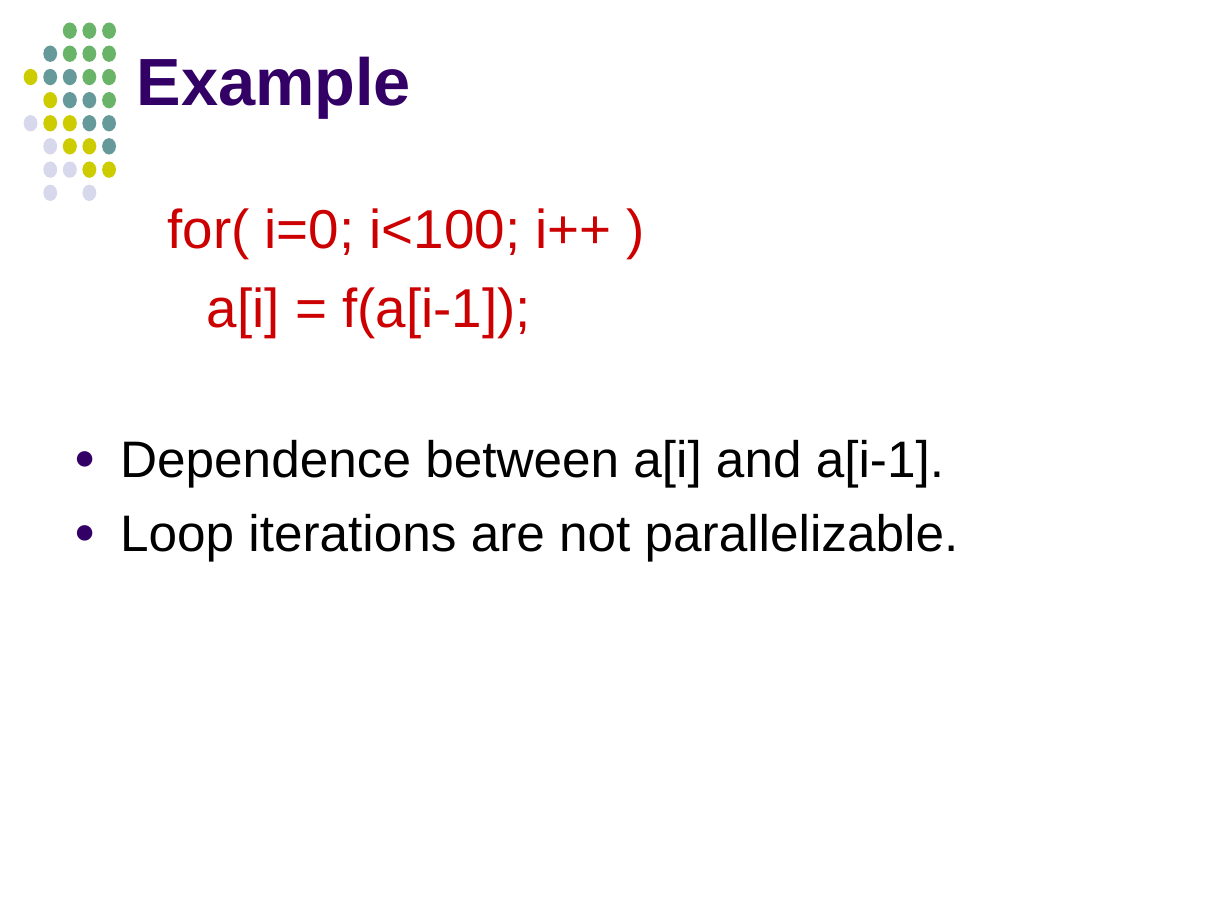
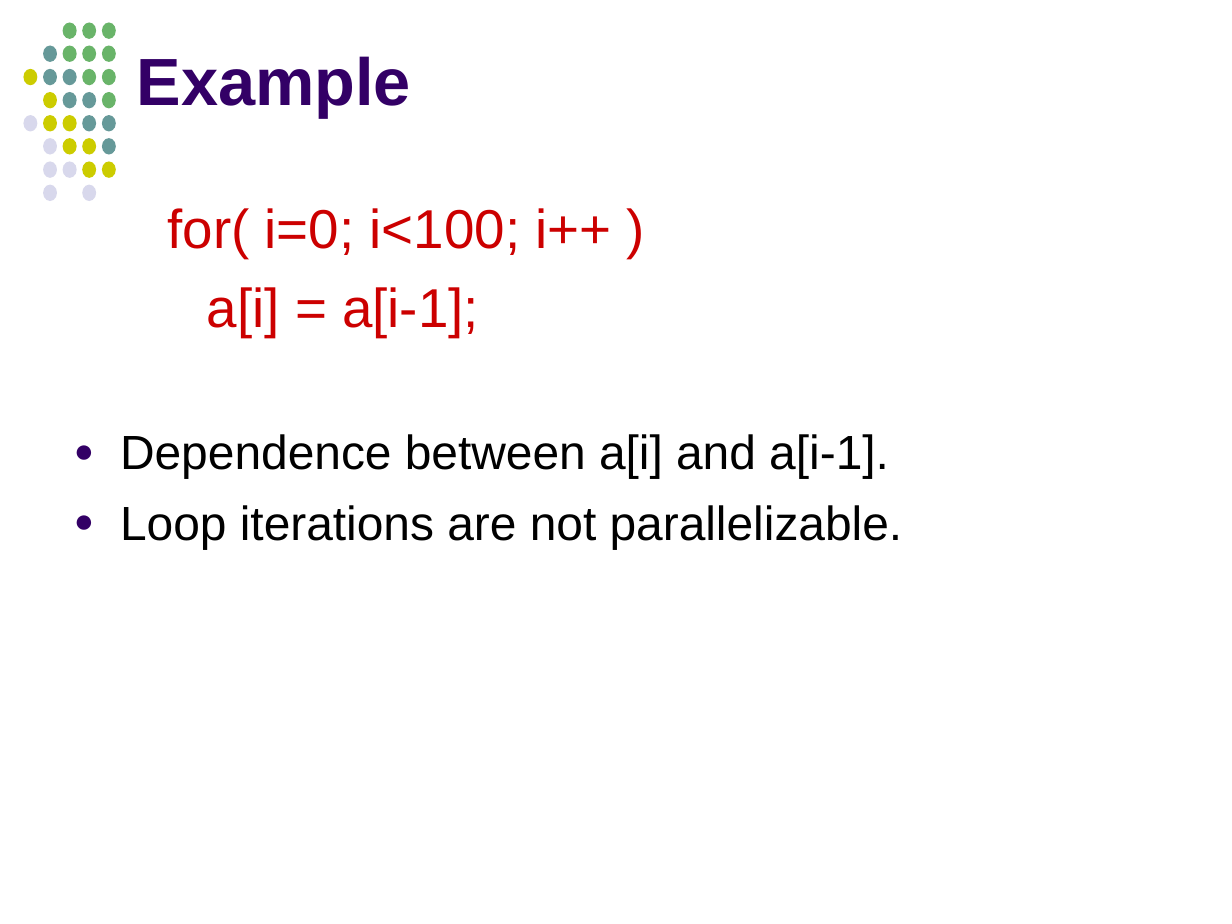
Before and after one commit to jablub/chpc_omp, a slide deck: slide 97 of OpenMP_MKuttel_CHPCWinterSchool2012.odp (slide 106 before the commit). Drawn at 1232x924 pixels with LibreOffice and Linux fonts; fonts in the diff are those of the drawing. Boxes give left, top, right and bottom in pixels: in the first picture for what was removed or moved away, otherwise in the second. Text is boxed around its words. In the diff, an @@ line names an element or a change of style, - is before the commit and + after.

```diff
--- a/OpenMP_MKuttel_CHPCWinterSchool2012.odp
+++ b/OpenMP_MKuttel_CHPCWinterSchool2012.odp
@@ text at (207, 287, 479, 337): text changed @@
-    a[i] = f(a[i-1]);
+    a[i] = a[i-1];
@@ text at (120, 434, 903, 549): size 30 to 28 pt in "Dependence between a[i] and a[i-1].", "Loop iterations are not parallelizable." @@
```
Also in this commit, not shown: 89 other slides changed, 6 slides added, 38 slides removed.
